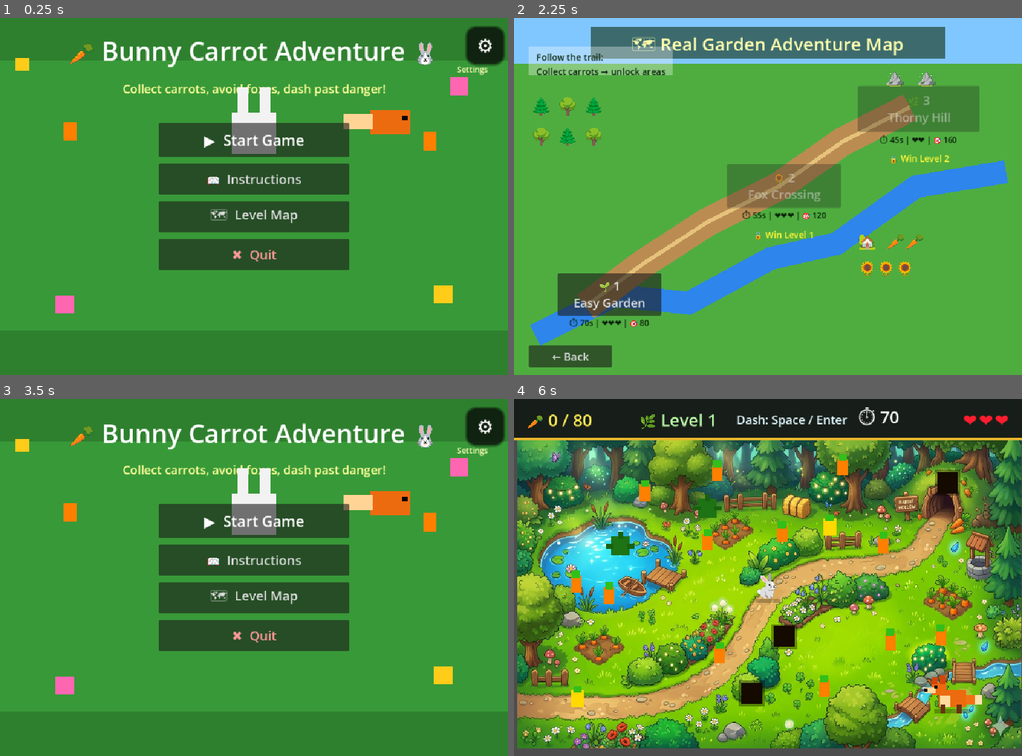
Above: before the commit, frames 1-4 (two rows, left to right).
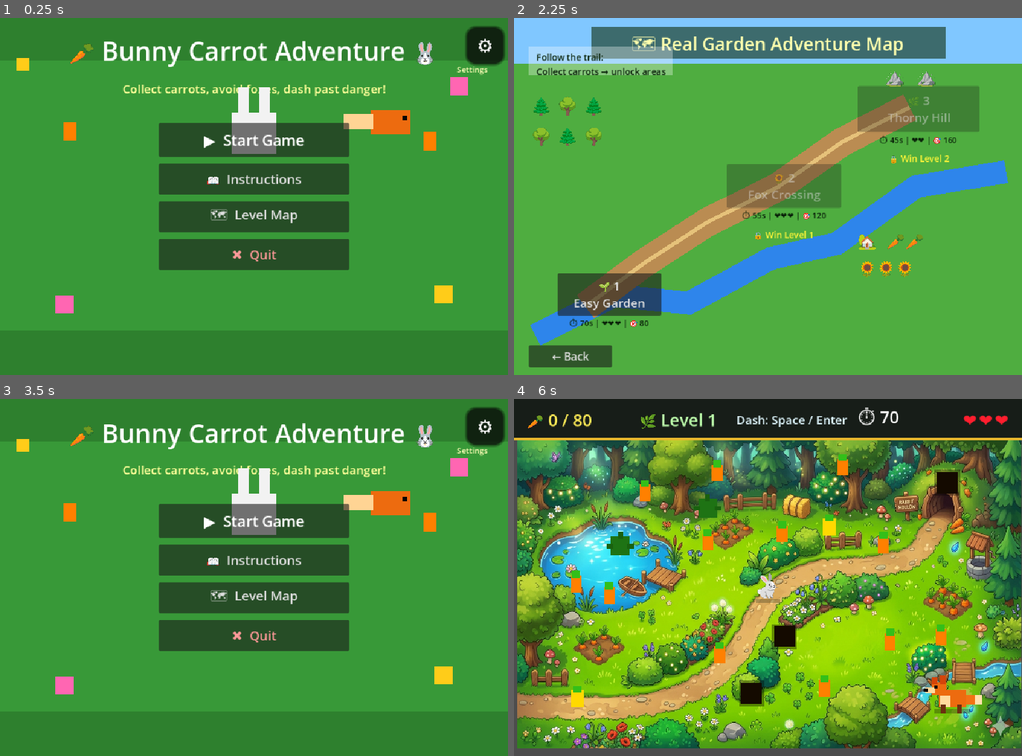
Above: after the commit, the same moments.

Repository: hamzabasem900-source/RUBBY
Game: Godot game, scene res://scenes/MainMenu.tscn
Same seed, same stepped clock (60 frames per second), same inputs: the game is played once before the commit and once after it.
Inputs:
- Up to frame 1 (0.25 s): no input
- Up to frame 2 (2.25 s): click "📖 Instructions" at 0.5 s; click "← Back" at 1.25 s; click "🗺 Level Map" at 2 s
- Up to frame 3 (3.5 s): click "← Back" at 2.75 s
- Up to frame 4 (6 s): click "▶ Start Game" at 3.5 s; click "← Back" at 4.25 s; click "▶ Start Game" at 5 s; click "✔ Let's Go! Play!" at 5.75 s

The runs differ from the first frame. In frame 1, 1.8% of the frame differs, in the area x 3-97%, y 5-83%; in frame 2, 1.9%; in frame 3, 1.8%; in frame 4, 6.4%, in the area x 2-98%, y 2-98%.

Commit message:
Apply localization and simplify settings

Diff:
--- a/project.godot
+++ b/project.godot
@@ -30,6 +30,7 @@
 window/size/viewport_width=1024
 window/size/viewport_height=720
 window/stretch/mode="canvas_items"
+window/stretch/aspect="expand"
 
 [input]
 
--- a/scripts/character_select.gd
+++ b/scripts/character_select.gd
@@ -8,6 +8,7 @@
 @onready var brown_btn:   Button    = $CenterContainer/VBoxContainer/BrownButton
 @onready var confirm_btn: Button    = $CenterContainer/VBoxContainer/ConfirmButton
 @onready var back_btn:    Button    = $BackButton
+@onready var title_label: Label     = $TitleLabel
 @onready var preview:     ColorRect = $PreviewRect
 @onready var ear_l:       ColorRect = $PreviewEarL
 @onready var ear_r:       ColorRect = $PreviewEarR
@@ -19,11 +20,19 @@
 var _selected: String = "white_bunny"
 
 func _ready() -> void:
+	_apply_language()
 	white_btn.pressed.connect(func(): _pick("white_bunny"))
 	brown_btn.pressed.connect(func(): _pick("brown_bunny"))
 	confirm_btn.pressed.connect(_on_confirm)
 	back_btn.pressed.connect(_on_back)
 	_update_preview()
+
+func _apply_language() -> void:
+	title_label.text = SettingsManager.text("choose_bunny")
+	white_btn.text = SettingsManager.text("white_bunny_button")
+	brown_btn.text = SettingsManager.text("brown_bunny_button")
+	confirm_btn.text = SettingsManager.text("confirm_play")
+	back_btn.text = "← " + SettingsManager.text("back")
 
 func _pick(char_name: String) -> void:
 	AudioManager.play_button_click()
@@ -36,7 +45,7 @@
 	if ear_l:     ear_l.color   = col
 	if ear_r:     ear_r.color   = col
 	if name_label:
-		name_label.text = "White Bunny 🐰" if _selected == "white_bunny" else "Brown Bunny 🐰"
+		name_label.text = SettingsManager.text("white_bunny") if _selected == "white_bunny" else SettingsManager.text("brown_bunny")
 
 func _on_confirm() -> void:
 	AudioManager.play_button_click()
--- a/scripts/game_over.gd
+++ b/scripts/game_over.gd
@@ -4,24 +4,30 @@
 # Game Over Screen
 # =============================================
 
+@onready var banner_label: Label = $GameOverBanner
 @onready var msg_label:   Label  = $CenterContainer/VBoxContainer/MessageLabel
 @onready var score_label: Label  = $CenterContainer/VBoxContainer/ScoreLabel
 @onready var retry_btn:   Button = $CenterContainer/VBoxContainer/TryAgainButton
 @onready var menu_btn:    Button = $CenterContainer/VBoxContainer/MenuButton
 
-const MESSAGES: Array = [
-	"Oops! Don't give up, little bunny! 🐰",
-	"So close! Try again! 💪",
-	"The carrots are waiting for you! 🥕",
-	"You can do it! One more hop! 🌟"
+const MESSAGE_KEYS: Array[String] = [
+	"game_over_message_1",
+	"game_over_message_2",
+	"game_over_message_3",
+	"game_over_message_4"
 ]
 
 func _ready() -> void:
 	retry_btn.pressed.connect(_on_retry)
 	menu_btn.pressed.connect(_on_menu)
+	_apply_language()
 
-	msg_label.text   = MESSAGES[randi() % MESSAGES.size()]
-	score_label.text = "You got: " + str(GameManager.score) + " points"
+func _apply_language() -> void:
+	banner_label.text = SettingsManager.text("game_over_banner")
+	msg_label.text = SettingsManager.text(MESSAGE_KEYS[randi() % MESSAGE_KEYS.size()])
+	score_label.text = SettingsManager.format_text("game_over_score", {"score": GameManager.score})
+	retry_btn.text = SettingsManager.text("try_again")
+	menu_btn.text = SettingsManager.text("main_menu")
 
 func _on_retry() -> void:
 	AudioManager.play_button_click()
--- a/scripts/hud.gd
+++ b/scripts/hud.gd
@@ -7,6 +7,7 @@
 @onready var score_label:  Label          = $MarginContainer/TopBar/ScoreLabel
 @onready var time_label:   Label          = $MarginContainer/TopBar/TimeLabel
 @onready var level_label:  Label          = $MarginContainer/TopBar/LevelLabel
+@onready var tip_label:    Label          = $MarginContainer/TopBar/TipLabel
 @onready var hearts_box:   HBoxContainer  = $MarginContainer/TopBar/HeartsContainer
 
 var heart_labels: Array = []
@@ -26,7 +27,8 @@
 	_on_score_changed(GameManager.score)
 	_on_lives_changed(GameManager.lives)
 	_on_time_changed(GameManager.time_remaining)
-	level_label.text = "🌿 Level " + str(GameManager.current_level)
+	level_label.text = "🌿 " + SettingsManager.text("level") + " " + str(GameManager.current_level)
+	tip_label.text = SettingsManager.text("dash_tip")
 
 func _on_score_changed(val: int) -> void:
 	if score_label:
--- a/scripts/instructions.gd
+++ b/scripts/instructions.gd
@@ -4,10 +4,18 @@
 # Instructions Screen
 # =============================================
 
+@onready var title_label: Label = $TitleLabel
+@onready var instructions_text: RichTextLabel = $Panel/InstructionsText
 @onready var back_btn: Button = $BackButton
 
 func _ready() -> void:
+	_apply_language()
 	back_btn.pressed.connect(_on_back)
+
+func _apply_language() -> void:
+	title_label.text = SettingsManager.text("how_to_play")
+	instructions_text.text = SettingsManager.text("instructions_body")
+	back_btn.text = "← " + SettingsManager.text("back")
 
 func _on_back() -> void:
 	AudioManager.play_button_click()
--- a/scripts/level_map.gd
+++ b/scripts/level_map.gd
@@ -4,19 +4,45 @@
 # Level Map — Scenic trail level selection + locks
 # =============================================
 
+@onready var title_label: Label = $TitleLabel
 @onready var btn1: Button = $Level1Button
 @onready var btn2: Button = $Level2Button
 @onready var btn3: Button = $Level3Button
+@onready var info1: Label = $Level1Info
+@onready var info2: Label = $Level2Info
+@onready var info3: Label = $Level3Info
 @onready var lock2: Label = $Lock2Label
 @onready var lock3: Label = $Lock3Label
+@onready var legend_label: Label = $LegendLabel
 @onready var back_btn: Button = $BackButton
 
 func _ready() -> void:
+	_apply_language()
 	btn1.pressed.connect(func(): _go(1))
 	btn2.pressed.connect(func(): _go(2))
 	btn3.pressed.connect(func(): _go(3))
 	back_btn.pressed.connect(_on_back)
 	_refresh_locks()
+
+func _apply_language() -> void:
+	title_label.text = SettingsManager.text("map_title")
+	btn1.text = SettingsManager.text("level1_name")
+	btn2.text = SettingsManager.text("level2_name")
+	btn3.text = SettingsManager.text("level3_name")
+	lock2.text = SettingsManager.text("level1_lock")
+	lock3.text = SettingsManager.text("level2_lock")
+	legend_label.text = SettingsManager.text("map_legend")
+	back_btn.text = "← " + SettingsManager.text("back")
+	_update_level_info()
+
+func _update_level_info() -> void:
+	var labels := [info1, info2, info3]
+	for index in range(labels.size()):
+		var config: Dictionary = GameManager.get_level_config(index + 1)
+		var hearts := ""
+		for _i in range(int(config["lives"])):
+			hearts += "❤"
+		labels[index].text = "⏱ %d%s | %s | 🎯 %d" % [int(config["time_limit"]), SettingsManager.text("seconds_suffix"), hearts, int(config["required_score"])]
 
 func _refresh_locks() -> void:
 	var u: int = GameManager.levels_unlocked
--- a/scripts/main_menu.gd
+++ b/scripts/main_menu.gd
@@ -9,13 +9,16 @@
 @onready var map_btn:     Button = $CenterContainer/VBoxContainer/LevelMapButton
 @onready var quit_btn:    Button = $CenterContainer/VBoxContainer/QuitButton
 @onready var settings_btn: Button = $SettingsButton
+@onready var settings_hint: Label = $SettingsHint
 @onready var title_label: Label  = $TitleLabel
+@onready var subtitle_label: Label = $SubTitle
 
 var _bounce_t: float = 0.0
 var _opening_settings: bool = false
 
 func _ready() -> void:
 	AudioManager.play_menu_music()
+	_apply_language()
 	start_btn.pressed.connect(_on_start)
 	instr_btn.pressed.connect(_on_instructions)
 	map_btn.pressed.connect(_on_level_map)
@@ -31,8 +34,17 @@
 
 func _process(delta: float) -> void:
 	_bounce_t += delta
-	if title_label and not bool(SettingsManager.get_setting("reduce_motion")):
+	if title_label:
 		title_label.position.y = 28.0 + sin(_bounce_t * 1.6) * 6.0
+
+func _apply_language() -> void:
+	title_label.text = SettingsManager.text("app_title")
+	subtitle_label.text = SettingsManager.text("main_subtitle")
+	settings_hint.text = SettingsManager.text("settings")
+	start_btn.text = SettingsManager.text("start_game")
+	instr_btn.text = SettingsManager.text("instructions")
+	map_btn.text = SettingsManager.text("level_map")
+	quit_btn.text = SettingsManager.text("quit")
 
 func _on_start() -> void:
 	AudioManager.play_button_click()
--- a/scripts/result_screen.gd
+++ b/scripts/result_screen.gd
@@ -4,6 +4,7 @@
 # Result Screen — Score + Stars
 # =============================================
 
+@onready var title_label: Label = $TitleLabel
 @onready var score_label: Label  = $CenterContainer/VBoxContainer/ScoreLabel
 @onready var time_label:  Label  = $CenterContainer/VBoxContainer/TimeLabel
 @onready var stars_label: Label  = $CenterContainer/VBoxContainer/StarsLabel
@@ -15,14 +16,21 @@
 	retry_btn.pressed.connect(_on_retry)
 	map_btn.pressed.connect(_on_map)
 	menu_btn.pressed.connect(_on_menu)
+	_apply_language()
 	_show_results()
 
+func _apply_language() -> void:
+	title_label.text = SettingsManager.text("result_title")
+	retry_btn.text = SettingsManager.text("retry")
+	map_btn.text = SettingsManager.text("level_map")
+	menu_btn.text = SettingsManager.text("main_menu")
+
 func _show_results() -> void:
-	score_label.text = "Your Score: " + str(GameManager.score)
+	score_label.text = SettingsManager.format_text("your_score", {"score": GameManager.score})
 
 	var limit: float = GameManager.get_level_config(GameManager.current_level)["time_limit"]
 	var used: int    = int(limit - GameManager.time_remaining)
-	time_label.text  = "Time Used: " + str(used) + "s"
+	time_label.text = SettingsManager.format_text("time_used", {"time": used})
 
 	var stars: int     = GameManager.get_star_rating()
 	var star_str: String = ""
--- a/scripts/settings_manager.gd
+++ b/scripts/settings_manager.gd
@@ -10,6 +10,7 @@
 
 const CONFIG_PATH: String = "user://settings.cfg"
 const SECTION: String = "game"
+const DESIGN_SIZE := Vector2i(1024, 720)
 
 const DEFAULT_SETTINGS: Dictionary = {
 	"master_volume": 0.85,
@@ -17,26 +18,16 @@
 	"sfx_volume": 0.85,
 	"mute_audio": false,
 	"language": "English",
-	"fullscreen": false,
-	"resolution": "1024 x 720",
-	"show_fps": false,
-	"reduce_motion": false,
-	"show_tips": true,
-	"difficulty": "Normal",
-	"camera_shake": true,
-	"touch_controls": false,
-	"color_assist": false
+	"fullscreen": true,
+	"resolution": "1280 x 720",
+	"difficulty": "Normal"
 }
 
 var values: Dictionary = DEFAULT_SETTINGS.duplicate(true)
-var _fps_label: Label
 
 func _ready() -> void:
 	load_settings()
 	apply_all()
-
-func _process(_delta: float) -> void:
-	_update_fps_overlay()
 
 func load_settings() -> void:
 	var config := ConfigFile.new()
@@ -80,13 +71,17 @@
 func apply_all() -> void:
 	apply_window_settings()
 	apply_audio_settings()
-	apply_fps_overlay()
 
 func apply_window_settings() -> void:
+	var size := _resolution_to_vector(str(values["resolution"]))
+	var window := get_window()
+	window.content_scale_size = DESIGN_SIZE
+	window.content_scale_mode = Window.CONTENT_SCALE_MODE_CANVAS_ITEMS
+	window.content_scale_aspect = Window.CONTENT_SCALE_ASPECT_EXPAND
+
 	var fullscreen: bool = bool(values["fullscreen"])
 	DisplayServer.window_set_mode(DisplayServer.WINDOW_MODE_FULLSCREEN if fullscreen else DisplayServer.WINDOW_MODE_WINDOWED)
 	if not fullscreen:
-		var size := _resolution_to_vector(str(values["resolution"]))
 		DisplayServer.window_set_size(size)
 		var screen_size := DisplayServer.screen_get_size()
 		DisplayServer.window_set_position((screen_size - size) / 2)
@@ -96,26 +91,6 @@
 	_set_bus_volume("Music", float(values["music_volume"]), bool(values["mute_audio"]))
 	_set_bus_volume("SFX", float(values["sfx_volume"]), bool(values["mute_audio"]))
 
-func apply_fps_overlay() -> void:
-	if not bool(values["show_fps"]):
-		if _fps_label != null:
-			_fps_label.queue_free()
-			_fps_label = null
-		return
-	if _fps_label != null:
-		return
-	_fps_label = Label.new()
-	_fps_label.name = "FpsOverlay"
-	_fps_label.top_level = true
-	_fps_label.position = Vector2(14, 12)
-	_fps_label.add_theme_font_size_override("font_size", 18)
-	_fps_label.add_theme_color_override("font_color", Color(1, 1, 0.55, 1))
-	add_child(_fps_label)
-
-func _update_fps_overlay() -> void:
-	if _fps_label != null:
-		_fps_label.text = "FPS: " + str(Engine.get_frames_per_second())
-
 func _set_bus_volume(bus_name: String, linear_value: float, muted: bool) -> void:
 	_ensure_audio_bus(bus_name)
 	var bus_idx := AudioServer.get_bus_index(bus_name)
@@ -133,14 +108,14 @@
 
 func _resolution_to_vector(resolution: String) -> Vector2i:
 	match resolution:
-		"1280 x 720":
-			return Vector2i(1280, 720)
+		"1024 x 720":
+			return Vector2i(1024, 720)
 		"1600 x 900":
 			return Vector2i(1600, 900)
 		"1920 x 1080":
 			return Vector2i(1920, 1080)
 		_:
-			return Vector2i(1024, 720)
+			return Vector2i(1280, 720)
 
 func text(key: String) -> String:
 	var language := str(values["language"])
@@ -155,22 +130,68 @@
 		"language": "Language",
 		"gameplay": "Gameplay",
 		"difficulty": "Difficulty",
-		"show_tips": "Show helpful tips",
-		"touch_controls": "Touch controls",
-		"camera_shake": "Camera shake",
-		"visuals": "Visuals",
+		"visuals": "Display",
 		"fullscreen": "Fullscreen",
 		"resolution": "Resolution",
-		"show_fps": "Show FPS",
-		"reduce_motion": "Reduce motion",
-		"color_assist": "High contrast colors",
 		"reset": "Reset Defaults",
-		"back": "Back to Menu",
-		"preview": "Live Preview"
+		"back": "Back",
+		"back_to_menu": "Back to Menu",
+		"preview": "Live Preview",
+		"on": "ON",
+		"off": "OFF",
+		"app_title": "🥕 Bunny Carrot Adventure 🐰",
+		"main_subtitle": "Collect carrots, avoid foxes, dash past danger!",
+		"start_game": "▶  Start Game",
+		"instructions": "📖  Instructions",
+		"level_map": "🗺  Level Map",
+		"quit": "✖  Quit",
+		"how_to_play": "📖 How To Play",
+		"instructions_body": "[b]🎮 Controls:[/b]\n  Arrow Keys or WASD — Move your bunny\n  Space or Enter — Quick dash burst\n\n[b]🥕 Collect:[/b]\n  Orange Carrot = 10 points\n  Golden Carrot = 25 points\n\n[b]⚠ Avoid:[/b]\n  🦊 Foxes — they chase and hurt you!\n  ⚫ Holes — don't fall in!\n  🌵 Thorn Bushes — ouch!\n\n[b]🎯 Goal:[/b]\n  Collect enough points before the timer ends!\n  Reach the required score to win the level.\n\n[b]❤ Lives:[/b]\n  You start with 3 lives. Each hit = -1 life.\n  If lives reach 0, it's Game Over!",
+		"choose_bunny": "Choose Your Bunny! 🐰",
+		"white_bunny": "White Bunny 🐰",
+		"brown_bunny": "Brown Bunny 🐰",
+		"white_bunny_button": "⬜ White Bunny",
+		"brown_bunny_button": "🟫 Brown Bunny",
+		"confirm_play": "✔ Let's Go! Play!",
+		"map_title": "🗺 Real Garden Adventure Map",
+		"level1_name": "🌱 1\nEasy Garden",
+		"level2_name": "🌻 2\nFox Crossing",
+		"level3_name": "🌿 3\nThorny Hill",
+		"level1_lock": "🔒 Win Level 1",
+		"level2_lock": "🔒 Win Level 2",
+		"map_legend": "Follow the trail:\nCollect carrots → unlock areas",
+		"level": "Level",
+		"seconds_suffix": "s",
+		"dash_tip": "Dash: Space / Enter",
+		"win_banner": "🎉 YOU WIN! 🎉",
+		"final_score": "Final Score: {score} 🥕",
+		"next_level": "➡ Next Level",
+		"play_again": "🔄 Play Again",
+		"main_menu": "🏠 Main Menu",
+		"all_levels_complete": "🎉 All Levels Complete!",
+		"win_message_1": "Amazing job! 🌟",
+		"win_message_2": "You're a carrot champion! 🥕",
+		"win_message_3": "Brilliant bunny! 🐰",
+		"win_message_4": "Wow, you're unstoppable! ⭐",
+		"win_message_5": "Super hop! Keep going! 🎉",
+		"game_over_banner": "😢 Oh No!",
+		"game_over_score": "You got: {score} points",
+		"try_again": "🔄 Try Again!",
+		"game_over_message_1": "Oops! Don't give up, little bunny! 🐰",
+		"game_over_message_2": "So close! Try again! 💪",
+		"game_over_message_3": "The carrots are waiting for you! 🥕",
+		"game_over_message_4": "You can do it! One more hop! 🌟",
+		"result_title": "Level Results! 🥕",
+		"your_score": "Your Score: {score}",
+		"time_used": "Time Used: {time}s",
+		"retry": "🔄 Retry",
+		"easy": "Easy",
+		"normal": "Normal",
+		"hard": "Hard"
 	}
 	var arabic := {
 		"settings": "الإعدادات",
-		"settings_subtitle": "اضبط مغامرتك بالطريقة التي تناسبك.",
+		"settings_subtitle": "اضبط اللعبة بالطريقة التي تناسبك.",
 		"audio": "الصوت",
 		"master_volume": "الصوت الرئيسي",
 		"music_volume": "الموسيقى",
@@ -179,19 +200,82 @@
 		"language": "اللغة",
 		"gameplay": "اللعب",
 		"difficulty": "الصعوبة",
-		"show_tips": "إظهار التلميحات",
-		"touch_controls": "أزرار اللمس",
-		"camera_shake": "اهتزاز الكاميرا",
 		"visuals": "العرض",
 		"fullscreen": "ملء الشاشة",
 		"resolution": "الدقة",
-		"show_fps": "إظهار FPS",
-		"reduce_motion": "تقليل الحركة",
-		"color_assist": "ألوان عالية التباين",
 		"reset": "استعادة الافتراضي",
-		"back": "رجوع للقائمة",
-		"preview": "معاينة مباشرة"
+		"back": "رجوع",
+		"back_to_menu": "رجوع للقائمة",
+		"preview": "معاينة مباشرة",
+		"on": "مفعّل",
+		"off": "متوقف",
+		"app_title": "🥕 مغامرة الأرنب والجزر 🐰",
+		"main_subtitle": "اجمع الجزر، تجنب الثعالب، واندفع بعيدًا عن الخطر!",
+		"start_game": "▶  ابدأ اللعب",
+		"instructions": "📖  التعليمات",
+		"level_map": "🗺  خريطة المراحل",
+		"quit": "✖  خروج",
+		"how_to_play": "📖 طريقة اللعب",
+		"instructions_body": "[b]🎮 التحكم:[/b]\n  الأسهم أو WASD — حرّك الأرنب\n  Space أو Enter — اندفاع سريع\n\n[b]🥕 التجميع:[/b]\n  الجزرة البرتقالية = 10 نقاط\n  الجزرة الذهبية = 25 نقطة\n\n[b]⚠ تجنّب:[/b]\n  🦊 الثعالب — تطاردك وتؤذيك!\n  ⚫ الحفر — لا تقع فيها!\n  🌵 الشوك — مؤلم!\n\n[b]🎯 الهدف:[/b]\n  اجمع نقاطًا كافية قبل انتهاء الوقت!\n  وصل للنقاط المطلوبة كي تفوز بالمرحلة.\n\n[b]❤ الحيوات:[/b]\n  تبدأ بثلاث حيوات. كل إصابة تنقص حياة.\n  إذا وصلت الحيوات إلى صفر تنتهي اللعبة!",
+		"choose_bunny": "اختر أرنبك! 🐰",
+		"white_bunny": "الأرنب الأبيض 🐰",
+		"brown_bunny": "الأرنب البني 🐰",
+		"white_bunny_button": "⬜ الأرنب الأبيض",
+		"brown_bunny_button": "🟫 الأرنب البني",
+		"confirm_play": "✔ هيا نلعب!",
+		"map_title": "🗺 خريطة مغامرة الحديقة",
+		"level1_name": "🌱 1\nالحديقة السهلة",
+		"level2_name": "🌻 2\nممر الثعلب",
+		"level3_name": "🌿 3\nتلة الشوك",
+		"level1_lock": "🔒 افز بالمرحلة 1",
+		"level2_lock": "🔒 افز بالمرحلة 2",
+		"map_legend": "اتبع الطريق:\nاجمع الجزر ← افتح مناطق جديدة",
+		"level": "المرحلة",
+		"seconds_suffix": "ث",
+		"dash_tip": "اندفاع: Space / Enter",
+		"win_banner": "🎉 فزت! 🎉",
+		"final_score": "النقاط النهائية: {score} 🥕",
+		"next_level": "➡ المرحلة التالية",
+		"play_again": "🔄 العب مجددًا",
+		"main_menu": "🏠 القائمة الرئيسية",
+		"all_levels_complete": "🎉 أنهيت كل المراحل!",
+		"win_message_1": "عمل رائع! 🌟",
+		"win_message_2": "أنت بطل الجزر! 🥕",
+		"win_message_3": "أرنب ذكي! 🐰",
+		"win_message_4": "مذهل، لا يمكن إيقافك! ⭐",
+		"win_message_5": "قفزة ممتازة! استمر! 🎉",
+		"game_over_banner": "😢 انتهت اللعبة!",
+		"game_over_score": "حصلت على: {score} نقطة",
+		"try_again": "🔄 حاول مرة أخرى!",
+		"game_over_message_1": "لا تستسلم أيها الأرنب الصغير! 🐰",
+		"game_over_message_2": "كنت قريبًا! حاول مرة أخرى! 💪",
+		"game_over_message_3": "الجزر ينتظرك! 🥕",
+		"game_over_message_4": "تستطيع فعلها! قفزة أخرى! 🌟",
+		"result_title": "نتائج المرحلة! 🥕",
+		"your_score": "نقاطك: {score}",
+		"time_used": "الوقت المستخدم: {time}ث",
+		"retry": "🔄 إعادة المحاولة",
+		"easy": "سهل",
+		"normal": "عادي",
+		"hard": "صعب"
 	}
 	if language == "العربية":
 		return str(arabic.get(key, english.get(key, key)))
 	return str(english.get(key, key))
+
+func format_text(key: String, replacements: Dictionary) -> String:
+	var formatted := text(key)
+	for token in replacements.keys():
+		formatted = formatted.replace("{" + str(token) + "}", str(replacements[token]))
+	return formatted
+
+func option_text(setting_key: String, value: String) -> String:
+	if setting_key != "difficulty":
+		return value
+	match value:
+		"Easy":
+			return text("easy")
+		"Hard":
+			return text("hard")
+		_:
+			return text("normal")
--- a/scripts/settings_menu.gd
+++ b/scripts/settings_menu.gd
@@ -10,6 +10,7 @@
 var _language_options: OptionButton
 var _difficulty_options: OptionButton
 var _resolution_options: OptionButton
+var _option_buttons: Dictionary = {}
 var _preview_label: Label
 var _action_buttons: Array[Button] = []
 
@@ -63,9 +64,15 @@
 	root.add_theme_constant_override("margin_bottom", 34)
 	add_child(root)
 
+	var scroll := ScrollContainer.new()
+	scroll.size_flags_horizontal = Control.SIZE_EXPAND_FILL
+	scroll.size_flags_vertical = Control.SIZE_EXPAND_FILL
+	root.add_child(scroll)
+
 	var layout := VBoxContainer.new()
+	layout.size_flags_horizontal = Control.SIZE_EXPAND_FILL
 	layout.add_theme_constant_override("separation", 18)
-	root.add_child(layout)
+	scroll.add_child(layout)
 
 	var grid := GridContainer.new()
 	grid.columns = 2
@@ -83,17 +90,11 @@
 
 	grid.add_child(_create_card("visuals", [
 		_create_check_row("fullscreen", "fullscreen"),
-		_create_option_row("resolution", "resolution", ["1024 x 720", "1280 x 720", "1600 x 900", "1920 x 1080"]),
-		_create_check_row("show_fps", "show_fps"),
-		_create_check_row("reduce_motion", "reduce_motion"),
-		_create_check_row("color_assist", "color_assist")
+		_create_option_row("resolution", "resolution", ["1280 x 720", "1600 x 900", "1920 x 1080", "1024 x 720"])
 	]))
 
 	grid.add_child(_create_card("gameplay", [
-		_create_option_row("difficulty", "difficulty", ["Easy", "Normal", "Hard"]),
-		_create_check_row("show_tips", "show_tips"),
-		_create_check_row("touch_controls", "touch_controls"),
-		_create_check_row("camera_shake", "camera_shake")
+		_create_option_row("difficulty", "difficulty", ["Easy", "Normal", "Hard"])
 	]))
 
 	grid.add_child(_create_preview_card())
@@ -193,8 +194,8 @@
 	var option := OptionButton.new()
 	option.custom_minimum_size = Vector2(170, 34)
 	for item in options:
-		option.add_item(item)
-	var current := str(SettingsManager.get_setting(setting_key))
+		option.add_item(SettingsManager.option_text(setting_key, item))
+	_option_buttons[option] = {"setting_key": setting_key, "options": options}
 	var current_value = SettingsManager.get_setting(setting_key)
 	var selected_index: int = int(max(0, options.find(current_value)))
 	option.select(selected_index)
@@ -250,10 +251,11 @@
 func _update_preview() -> void:
 	if _preview_label == null:
 		return
+	var fullscreen_state := SettingsManager.text("on") if bool(SettingsManager.get_setting("fullscreen")) else SettingsManager.text("off")
 	_preview_label.text = "🥕 " + SettingsManager.text("language") + ": " + str(SettingsManager.get_setting("language")) + "\n" + \
 		"🔊 " + SettingsManager.text("master_volume") + ": " + str(int(float(SettingsManager.get_setting("master_volume")) * 100.0)) + "%\n" + \
-		"🎮 " + SettingsManager.text("difficulty") + ": " + str(SettingsManager.get_setting("difficulty")) + "\n" + \
-		"🖥 " + SettingsManager.text("resolution") + ": " + str(SettingsManager.get_setting("resolution"))
+		"🎮 " + SettingsManager.text("difficulty") + ": " + SettingsManager.option_text("difficulty", str(SettingsManager.get_setting("difficulty"))) + "\n" + \
+		"🖥 " + SettingsManager.text("resolution") + ": " + str(SettingsManager.get_setting("resolution")) + " • " + SettingsManager.text("fullscreen") + ": " + fullscreen_state
 
 func _refresh_language(_language: String) -> void:
 	for label in _labels:
@@ -266,6 +268,12 @@
 			label.text = SettingsManager.text(key)
 	for button in _action_buttons:
 		button.text = SettingsManager.text(button.name.replace("Button", ""))
+	for option in _option_buttons.keys():
+		var data: Dictionary = _option_buttons[option]
+		var option_button := option as OptionButton
+		var options: Array = data["options"]
+		for index in range(options.size()):
+			option_button.set_item_text(index, SettingsManager.option_text(str(data["setting_key"]), str(options[index])))
 	_update_preview()
 
 func _on_reset_pressed() -> void:
--- a/scripts/win_screen.gd
+++ b/scripts/win_screen.gd
@@ -4,31 +4,38 @@
 # Win Screen
 # =============================================
 
+@onready var banner_label: Label = $WinBanner
 @onready var msg_label:    Label  = $CenterContainer/VBoxContainer/MessageLabel
 @onready var score_label:  Label  = $CenterContainer/VBoxContainer/ScoreLabel
 @onready var next_btn:     Button = $CenterContainer/VBoxContainer/NextButton
 @onready var replay_btn:   Button = $CenterContainer/VBoxContainer/ReplayButton
 @onready var menu_btn:     Button = $CenterContainer/VBoxContainer/MenuButton
 
-const MESSAGES: Array = [
-	"Amazing job! 🌟",
-	"You're a carrot champion! 🥕",
-	"Brilliant bunny! 🐰",
-	"Wow, you're unstoppable! ⭐",
-	"Super hop! Keep going! 🎉"
+const MESSAGE_KEYS: Array[String] = [
+	"win_message_1",
+	"win_message_2",
+	"win_message_3",
+	"win_message_4",
+	"win_message_5"
 ]
 
 func _ready() -> void:
 	next_btn.pressed.connect(_on_next)
 	replay_btn.pressed.connect(_on_replay)
 	menu_btn.pressed.connect(_on_menu)
-
-	msg_label.text   = MESSAGES[randi() % MESSAGES.size()]
-	score_label.text = "Final Score: " + str(GameManager.score) + " 🥕"
+	_apply_language()
 
 	if GameManager.current_level >= 3:
-		next_btn.text     = "🎉 All Levels Complete!"
+		next_btn.text     = SettingsManager.text("all_levels_complete")
 		next_btn.disabled = true
+
+func _apply_language() -> void:
+	banner_label.text = SettingsManager.text("win_banner")
+	msg_label.text = SettingsManager.text(MESSAGE_KEYS[randi() % MESSAGE_KEYS.size()])
+	score_label.text = SettingsManager.format_text("final_score", {"score": GameManager.score})
+	next_btn.text = SettingsManager.text("next_level")
+	replay_btn.text = SettingsManager.text("play_again")
+	menu_btn.text = SettingsManager.text("main_menu")
 
 func _on_next() -> void:
 	AudioManager.play_button_click()
